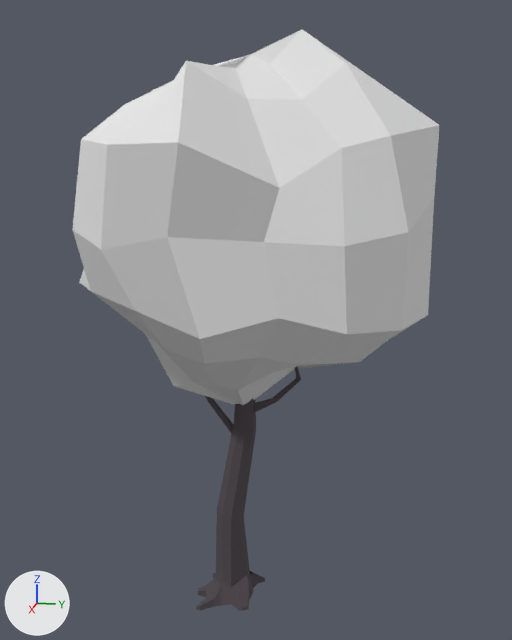
Renders of the glTF model fasc-sim-map/Map/Environ/leafy_tree_2.gltf from each side of a commit.
Before and after are seen from a 50 mm camera at (11.18, 2.71, 7.8) aimed at (0.05, 0.48, 5.02). The lights are fixed; the arrows at lower left show +X, +Y and +Z. Where no turn or scale is listed for an object, it has been applied to the vertices.

In view in the first picture: 'Branch', 'Branch.001', 'Leaves', 'Trunk-col'.
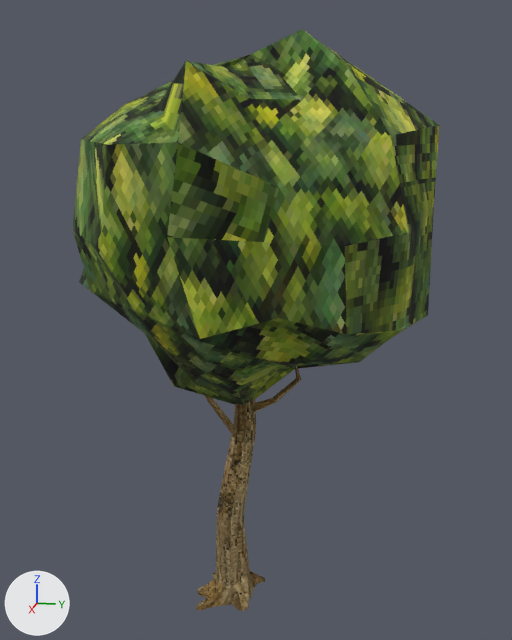
What differs and where, as boxes [x1, y1, x2, y2] in the pictures (512 x 640 px):
'Leaves', surface changed (grey to green)
    both: [72, 29, 440, 405]
'Trunk-col', surface changed (grey to brown)
    both: [196, 398, 265, 611]
'Branch.001', surface changed (black to brown)
    both: [253, 367, 301, 413]
'Branch', surface changed (black to brown)
    both: [205, 396, 233, 433]

The change, as a diff of the scene's bpy script:
```diff
--- a/fasc-sim-map/Map/Environ/leafy_tree_2.gltf.py
+++ b/fasc-sim-map/Map/Environ/leafy_tree_2.gltf.py
@@ img_leaves_1 @@
+img_leaves_1 = load_image('leaves_1', '_unpacked/leaves_1', 512, 512, 'sRGB')
@@ img_brown_bark_1 @@
+img_brown_bark_1 = load_image('brown_bark_1', '_unpacked/brown_bark_1', 512, 512, 'sRGB')
@@ mat_wood @@
 mat_wood = principled_material('Wood')
-mat_wood.base_color = (0.0766, 0.0627, 0.0729)  # dark grey #4e474c
+mat_wood.texture = img_brown_bark_1
 mat_wood.roughness = 1.0
@@ mat_leaves @@
 mat_leaves = principled_material('Leaves')
-mat_leaves.base_color = (0.8, 0.8, 0.8)  # white #e7e7e7
+mat_leaves.texture = img_leaves_1
 mat_leaves.roughness = 1.0
```
